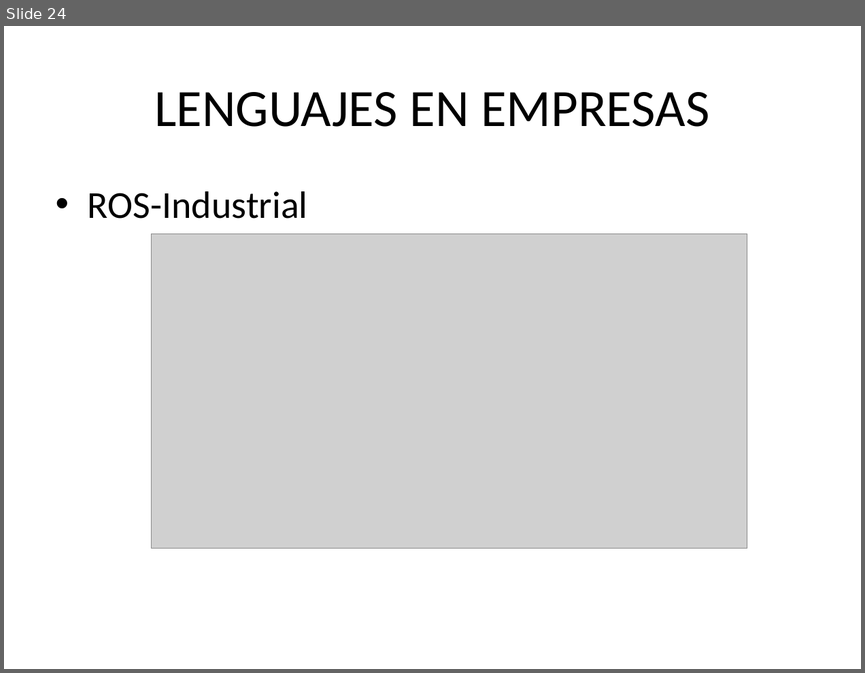
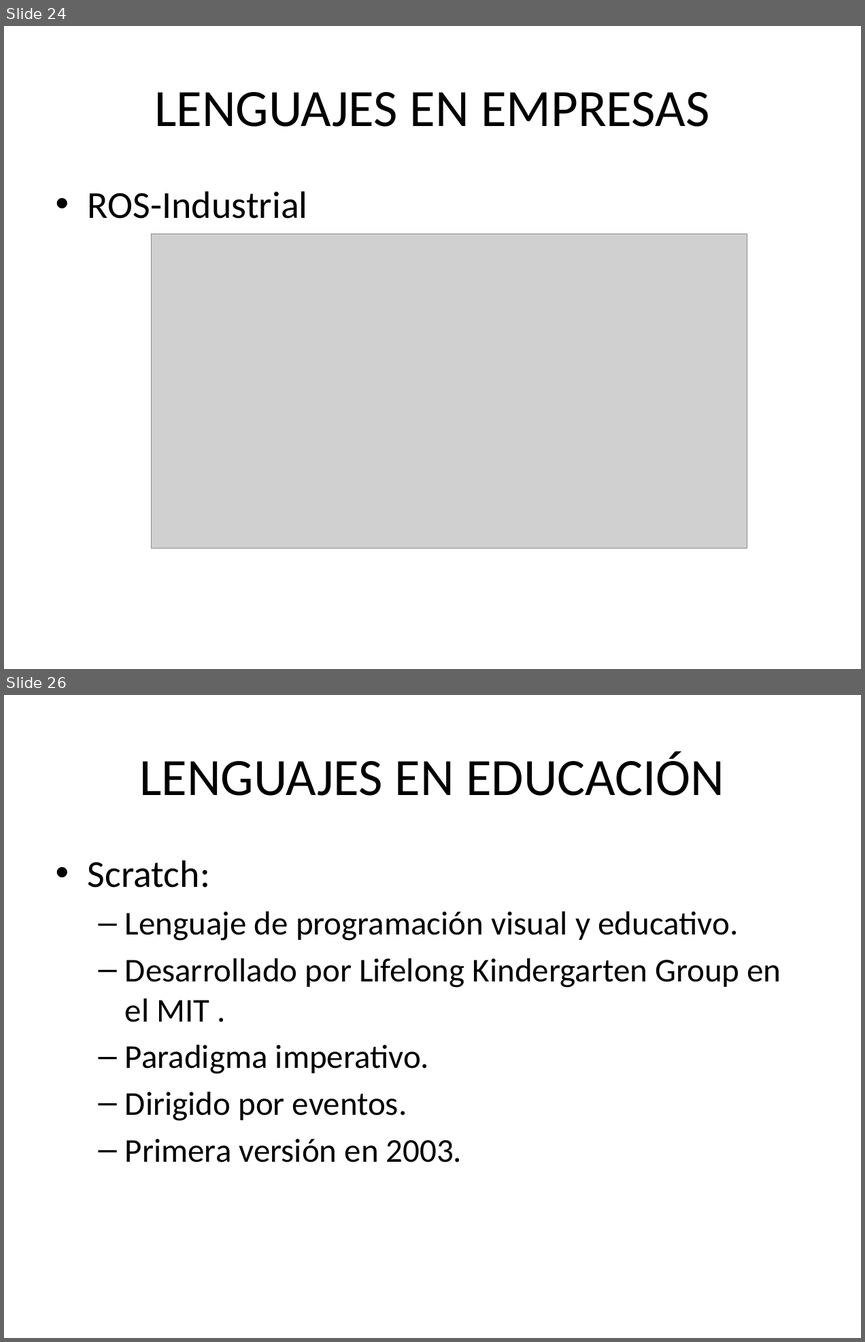
Before and after one commit to yerimattilatvala/DLP, a slide deck: P2/Presentacion.pptx. Shown one above the other, each under a label of ours: slide 24 before the commit, slides 24 and 26 after it; the slides between them are not shown. The pictures are 865x673 and 865x1342 pixels, drawn with LibreOffice and Linux fonts; fonts in the diff are those of the drawing; grey boxes stand for pictures. Boxes give left, top, right and bottom in pixels: in the first picture for what was removed or moved away, otherwise in the second. Text is boxed around its words. In the diff, an @@ line names an element or a change of style, - is before the commit and + after.

```diff
--- a/P2/Presentacion.pptx
+++ b/P2/Presentacion.pptx
@@ slide 26 added at <box>4,695,861,1338</box>, background #FFFFFF @@
@@ title added at <box>139,751,724,796</box>, 44 pt, text #000000 @@
+LENGUAJES EN EDUCACIÓN
@@ text added at <box>88,860,781,1162</box>, 28 pt, text #000000 @@
+• Scratch:
+  – Lenguaje de programación visual y educativo.
+  – Desarrollado por Lifelong Kindergarten Group en el MIT .
+  – Paradigma imperativo.
+  – Dirigido por eventos.
+  – Primera versión en 2003.
```
Also in this commit, not shown: 4 slides changed, 5 other slides added, 2 slides removed.
